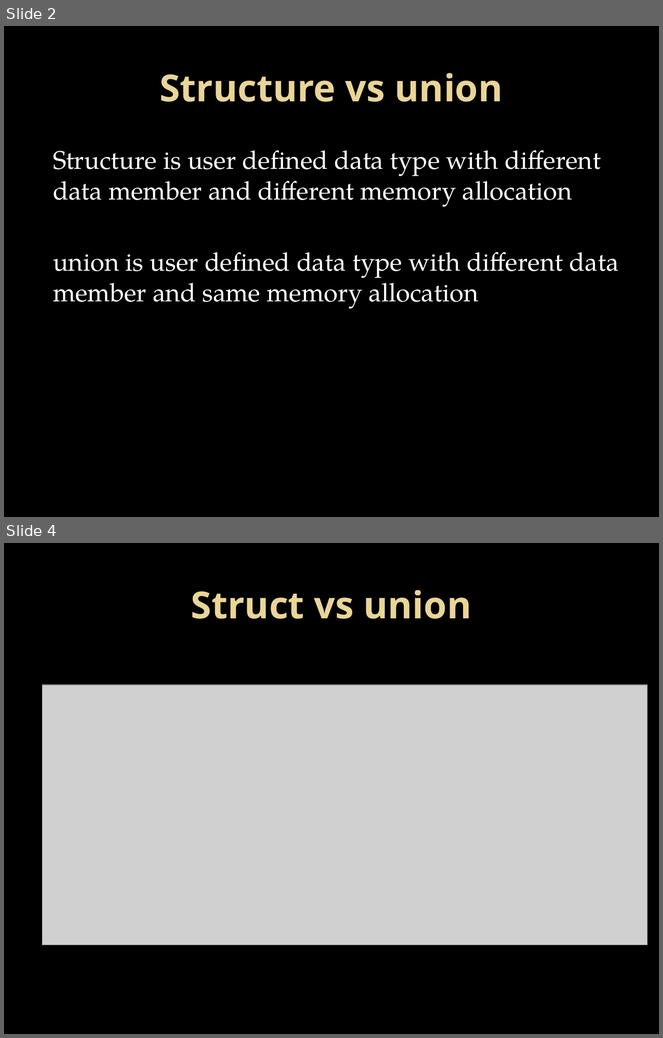
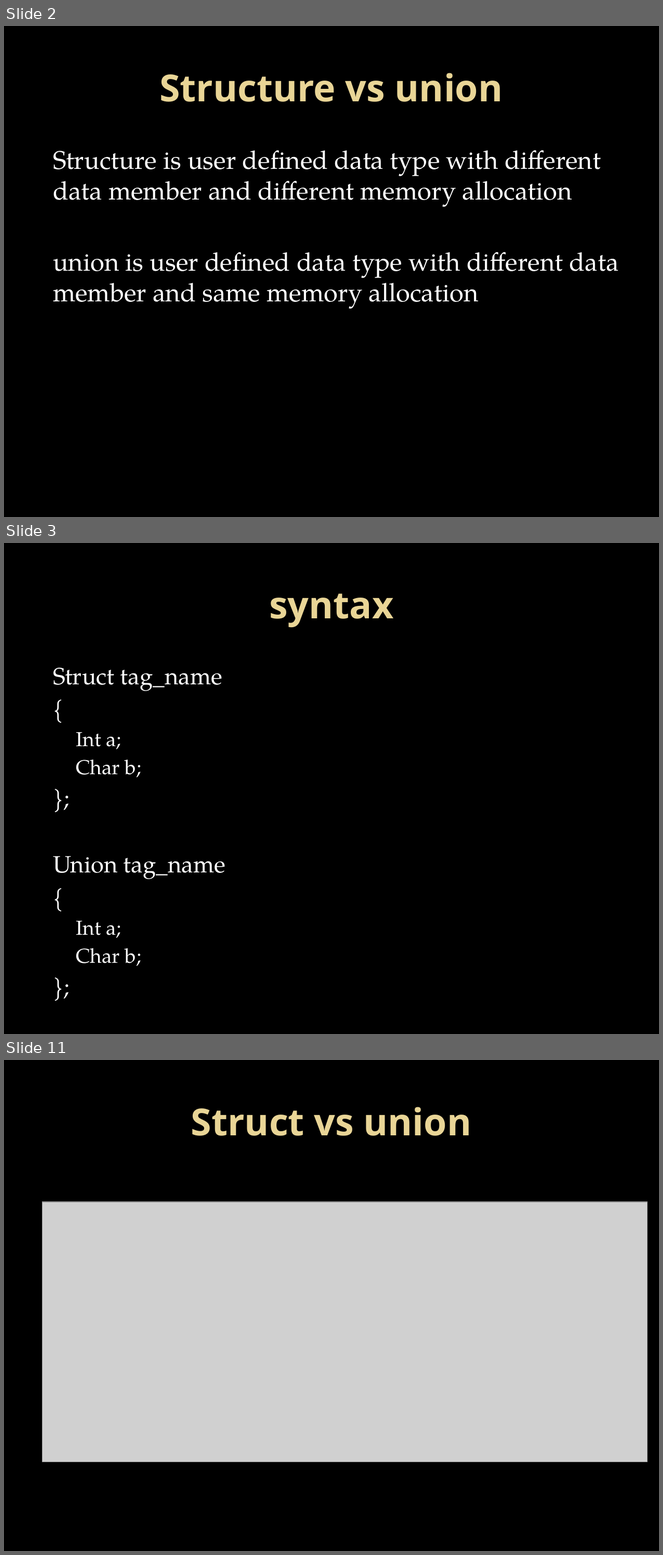
Before and after one commit to Mahesh-7/C_Programs, a slide deck: PPT/structure.pptx. Shown one above the other, each under a label of ours: slides 2 and 4 before the commit, slides 2, 3 and 11 after it; the slides between them are not shown. The pictures are 663x1038 and 663x1555 pixels, drawn with LibreOffice and Linux fonts; fonts in the diff are those of the drawing; grey boxes stand for pictures; background and template pictures are left out. Boxes give left, top, right and bottom in pixels: in the first picture for what was removed or moved away, otherwise in the second. Text is boxed around its words. In the diff, an @@ line names an element or a change of style, - is before the commit and + after.

```diff
--- a/PPT/structure.pptx
+++ b/PPT/structure.pptx
@@ slide 3 added at (4, 543, 659, 1034), background picture (left out) @@
@@ title added at (269, 593, 394, 628), 41 pt, text gradient #EAD696 to #E7D081, bold @@
+syntax
@@ text added at (53, 668, 226, 966), 25.9 pt, text #FFFFFF @@
+Struct tag_name
+{
+  Int a;
+  Char b;
+};
+Union tag_name
+{
+  Int a;
+  Char b;
+};
@@ what was slide 4 is now slide 11 @@
```
Also in this commit, not shown: 5 slides changed, 7 other slides added.
